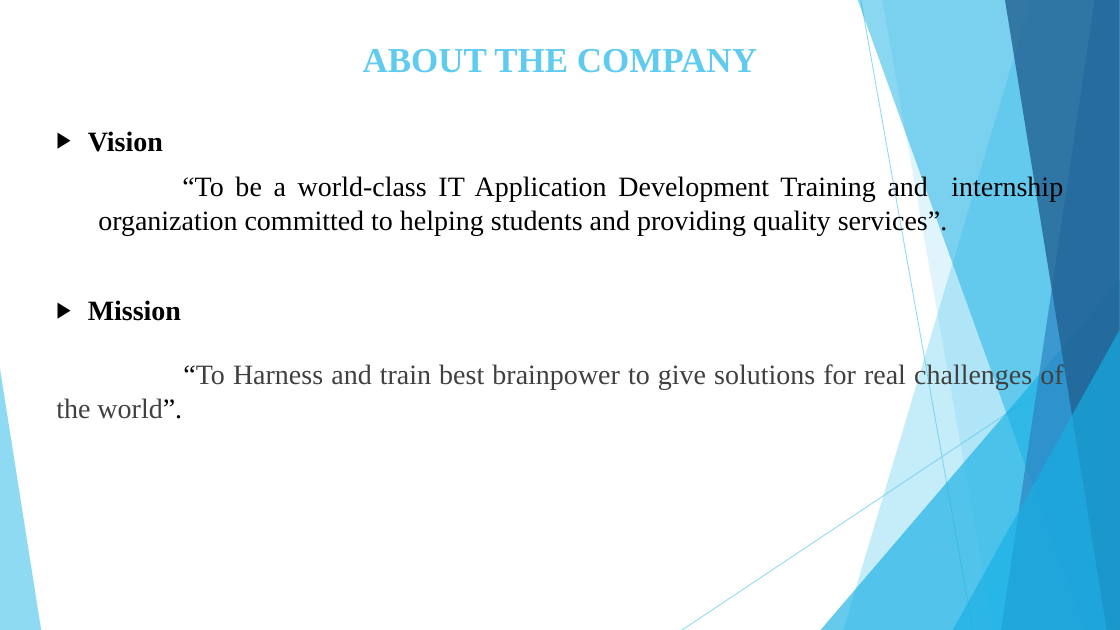
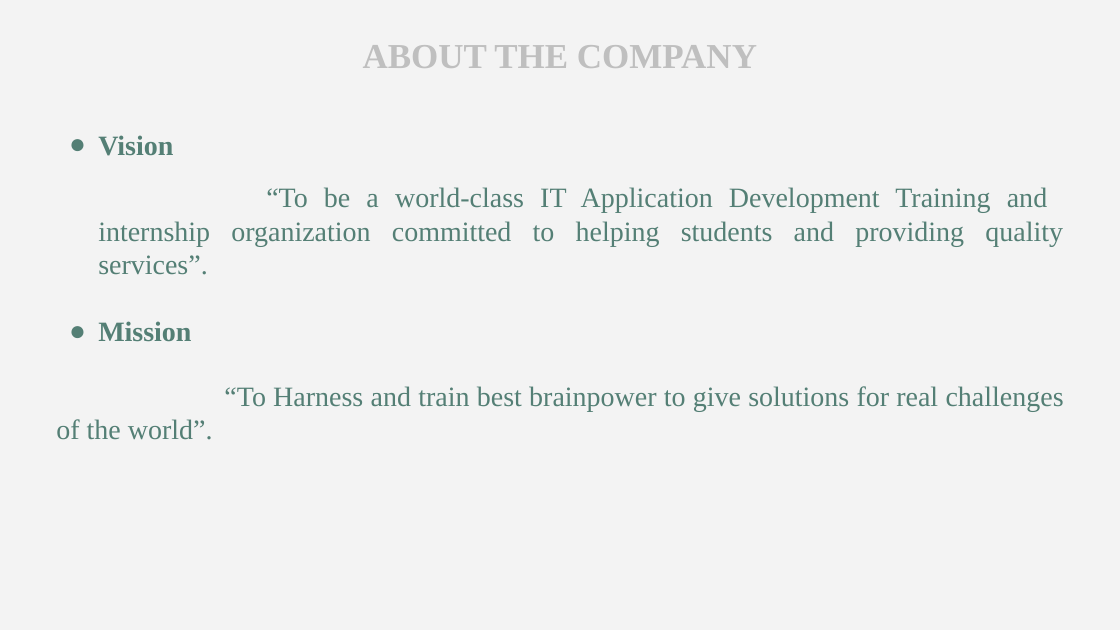
Before and after one commit to Mohammed-Jabi/Internship-Reports, a slide deck: slide 5 of Internship Presentation.pptx. Drawn at 1120x630 pixels with LibreOffice and Linux fonts; fonts in the diff are those of the drawing. Boxes give left, top, right and bottom in pixels: in the first picture for what was removed or moved away, otherwise in the second. Text is boxed around its words. In the diff, an @@ line names an element or a change of style, - is before the commit and + after.

```diff
--- a/Internship Presentation.pptx
+++ b/Internship Presentation.pptx
@@ background #FFFFFF to #F3F3F3 @@
@@ title "ABOUT THE COMPANY" at bbox=[363, 45, 757, 68]: text colour #5FCBEF to #BFBFBF @@
@@ text "Vision" at bbox=[56, 135, 1064, 440]: text colour #000000 to #547F75 in "Vision", "“To be a world-class IT Application Development ...", "Mission", "“To world”."; text colour #404040 to #547F75 in "“To Harness and train best brainpower to ..."; bullet ▶ to ●; less space between paragraphs; more space between paragraphs @@
@@ group removed at bbox=[0, 0, 1120, 630]: 5 freeform shapes, 3 triangles, 2 lines @@
```
Also in this commit, not shown: 24 other slides changed.
